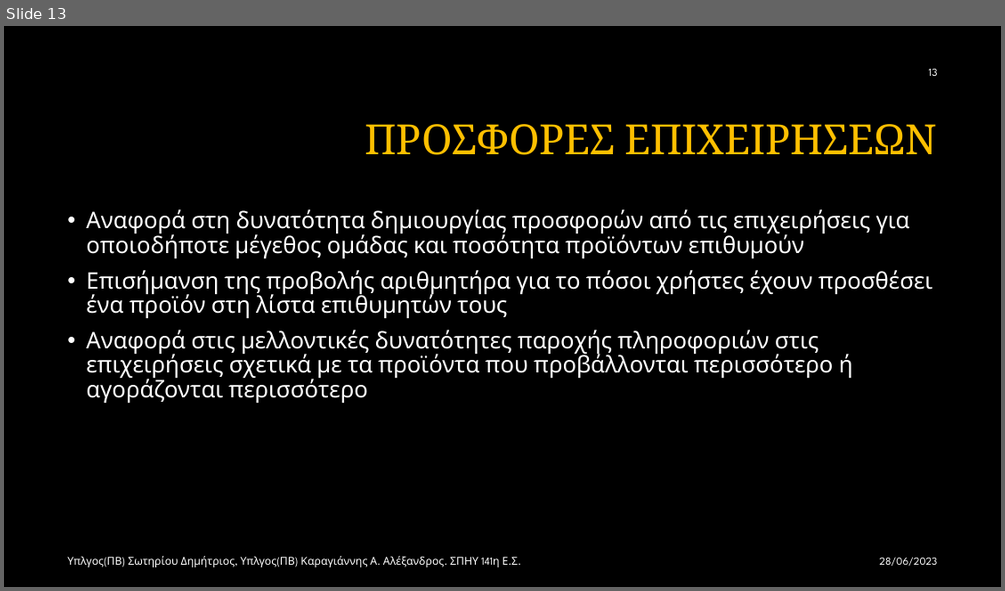
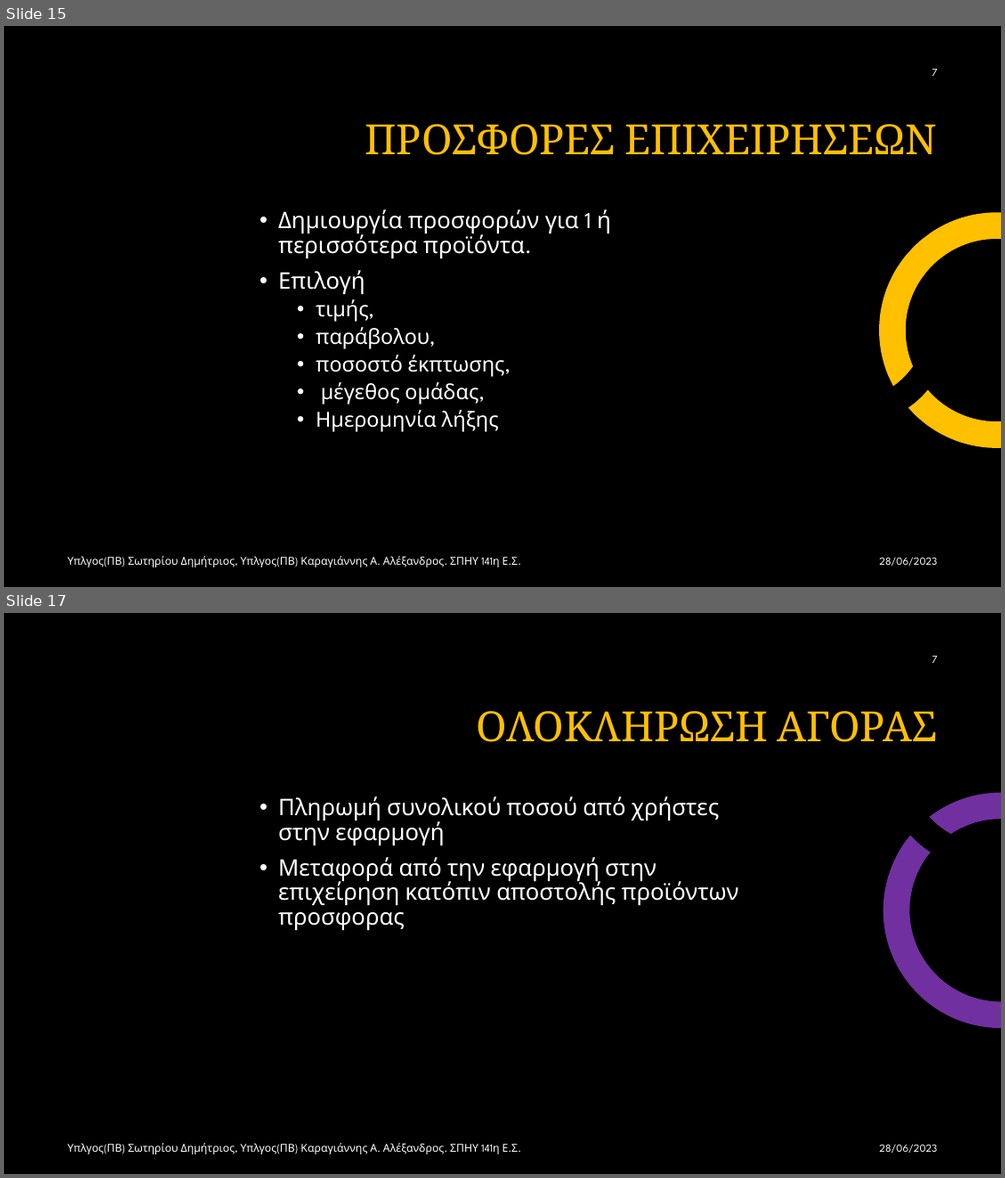
Before and after one commit to Alan-III/GroupBuy, a slide deck: GroupBuy.pptx. Shown one above the other, each under a label of ours: slide 13 before the commit, slides 15 and 17 after it; the slides between them are not shown. The pictures are 1005x591 and 1005x1178 pixels, drawn with LibreOffice and Linux fonts; fonts in the diff are those of the drawing; background and template pictures are left out. Boxes give left, top, right and bottom in pixels: in the first picture for what was removed or moved away, otherwise in the second. Text is boxed around its words. In the diff, an @@ line names an element or a change of style, - is before the commit and + after.

```diff
--- a/GroupBuy.pptx
+++ b/GroupBuy.pptx
@@ slide 17 added at (4,613,1001,1174), background #000000 @@
@@ text added at (931,656,937,663), 10.5 pt, text #FFFFFF @@
+7
@@ title added at (477,711,938,742), 40 pt, text #FFC000 @@
+ΟΛΟΚΛΗΡΩΣΗ ΑΓΟΡΑΣ
@@ freeform shape added at (836,746,1001,1075), fill #7030A0 @@
@@ text added at (278,796,739,930), 22 pt, text #FFFFFF @@
+• Πληρωμή συνολικού ποσού από χρήστες στην εφαρμογή
+• Μεταφορά από την εφαρμογή στην επιχείρηση κατόπιν αποστολής προϊόντων προσφορας
@@ text added at (67,1143,509,1154), 10.5 pt, text #FFFFFF @@
+Υπλγος(ΠΒ) Σωτηρίου Δημήτριος, Υπλγος(ΠΒ) Καραγιάννης Α. Αλέξανδρος. ΣΠΗΥ 141η Ε.Σ.
@@ text added at (879,1143,937,1152), 10.5 pt, text #FFFFFF @@
+28/06/2023
@@ what was slide 13 is now slide 15 @@
@@ slide 15 changed as well @@
@@ text at (931,69,937,76): text changed @@
-13
+7
@@ text removed at (86,209,932,402) @@
-• Αναφορά στη δυνατότητα δημιουργίας προσφορών από τις επιχειρήσεις για οποιοδήποτε μέγεθος ομάδας και ποσότητα προϊόντων επιθυμούν
-• Επισήμανση της προβολής αριθμητήρα για το πόσοι χρήστες έχουν προσθέσει ένα προϊόν στη λίστα επιθυμητών τους
-• Αναφορά στις μελλοντικές δυνατότητες παροχής πληροφοριών στις επιχειρήσεις σχετικά με τα προϊόντα που προβάλλονται περισσότερο ή αγοράζονται περισσότερο
@@ text added at (278,209,611,432), 20 pt, text #FFFFFF @@
+• Δημιουργία προσφορών για 1 ή περισσότερα προϊόντα.
+• Επιλογή
+  • τιμής,
+  • παράβολου,
+  • ποσοστό έκπτωσης,
+  • μέγεθος ομάδας,
+  • Ημερομηνία λήξης
@@ freeform shape added at (879,212,1001,448), fill #FFC000 @@
```
Also in this commit, not shown: 17 other slides changed, 3 other slides added, 5 other files.
